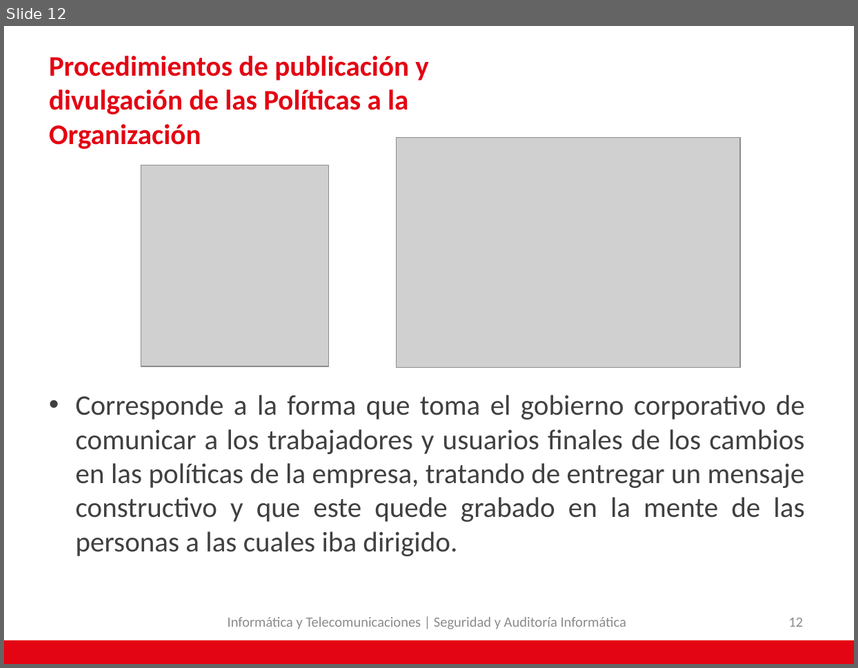
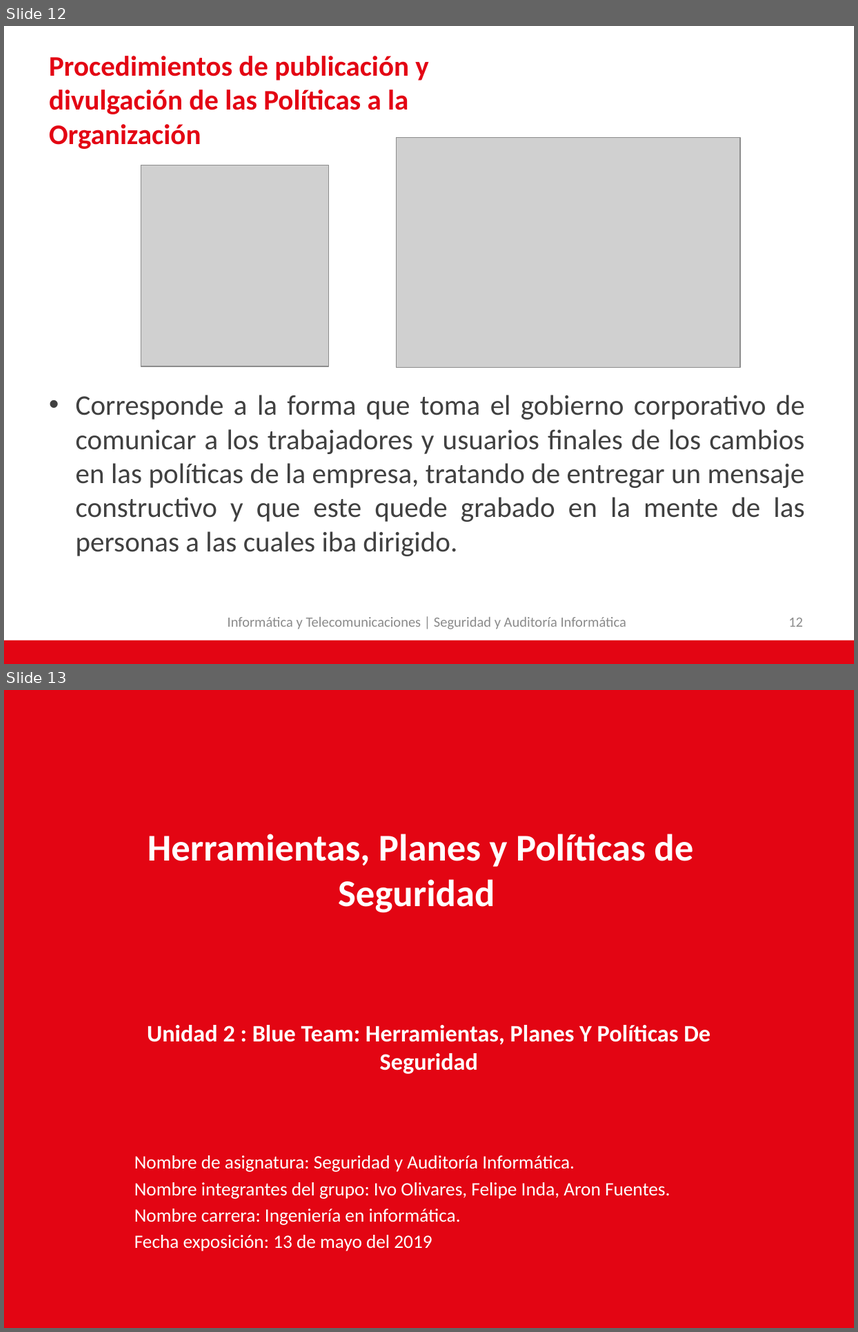
Before and after one commit to AdNNNN/inacap.2019, a slide deck: trabajos.inacap.2019/Seguridad y auditoria informática/Unidad 2/Problematica - Empresa JetBlack II.pptx. Shown one above the other, each under a label of ours: slide 12 before the commit, slides 12 and 13 after it. The pictures are 858x668 and 858x1332 pixels, drawn with LibreOffice and Linux fonts; fonts in the diff are those of the drawing; grey boxes stand for pictures; background and template pictures are left out. Boxes give left, top, right and bottom in pixels: in the first picture for what was removed or moved away, otherwise in the second. Text is boxed around its words. In the diff, an @@ line names an element or a change of style, - is before the commit and + after.

Commit message:
Ultima actualiazacion Seguridad (PPT y Word)

```diff
--- a/trabajos.inacap.2019/Seguridad y auditoria informática/Unidad 2/Problematica - Empresa JetBlack II.pptx
+++ b/trabajos.inacap.2019/Seguridad y auditoria informática/Unidad 2/Problematica - Empresa JetBlack II.pptx
@@ slide 13 added at (4,690,854,1328), background #E30513 @@
@@ title added at (148,834,693,913), 32 pt, text #FFFFFF, bold @@
+Herramientas, Planes y Políticas de Seguridad
@@ subtitle added at (147,1025,711,1074), 20 pt, text #FFFFFF, bold @@
+Unidad 2 : Blue Team: Herramientas, Planes Y Políticas De Seguridad
@@ text added at (134,1155,671,1251), 16 pt, text #FFFFFF @@
+Nombre de asignatura: Seguridad y Auditoría Informática.
+Nombre integrantes del grupo: Ivo Olivares, Felipe Inda, Aron Fuentes.
+Nombre carrera: Ingeniería en informática.
+Fecha exposición: 13 de mayo del 2019
```
Also in this commit, not shown: 1 slide changed, 1 slide removed, 3 other files.
